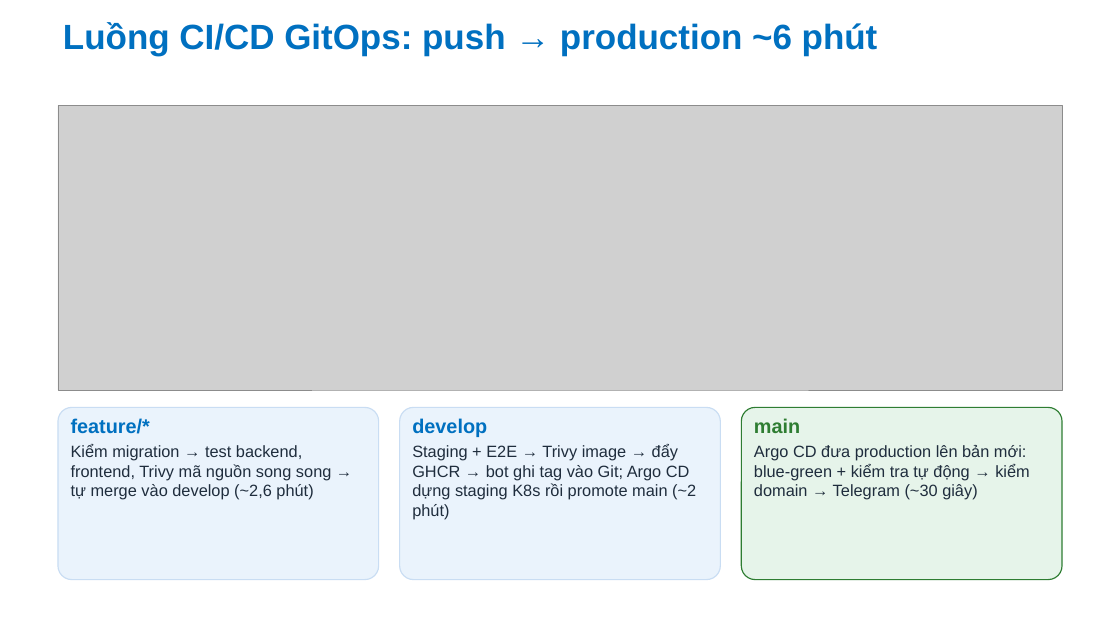
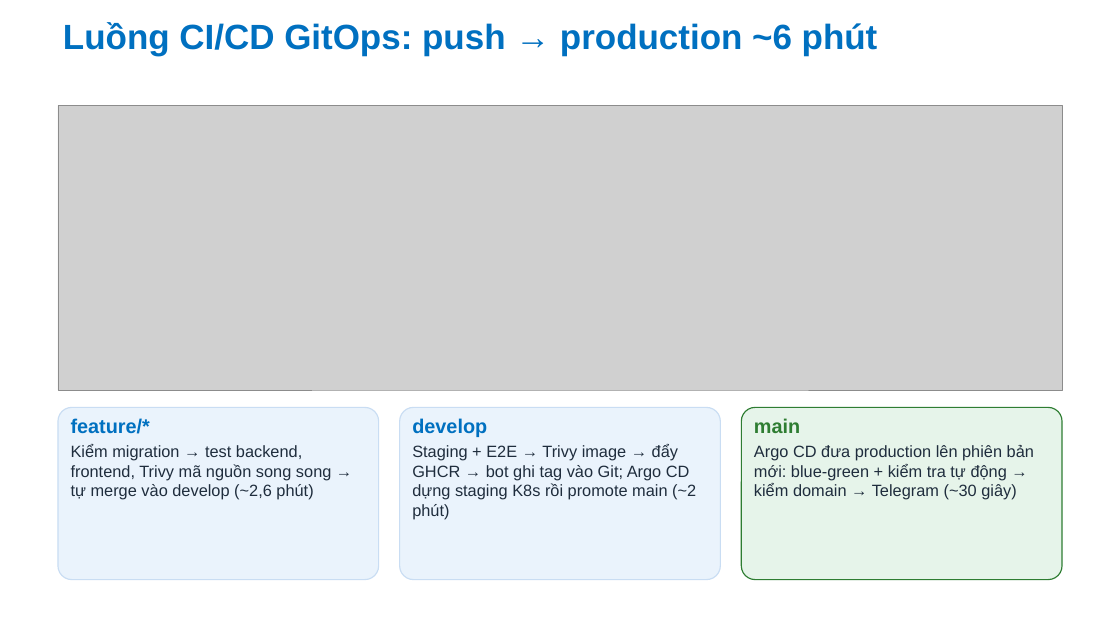
Before and after one commit to Anpham120/restaurant-management-system, a slide deck: slide 8 of docs/bao-cao/Slide_TrienKhaiPhanMem_AtlasRestaurant.pptx. Drawn at 1120x630 pixels with LibreOffice and Linux fonts; fonts in the diff are those of the drawing; grey boxes stand for pictures; background and template pictures are left out. Boxes give left, top, right and bottom in pixels: in the first picture for what was removed or moved away, otherwise in the second. Text is boxed around its words. In the diff, an @@ line names an element or a change of style, - is before the commit and + after.

```diff
--- a/docs/bao-cao/Slide_TrienKhaiPhanMem_AtlasRestaurant.pptx
+++ b/docs/bao-cao/Slide_TrienKhaiPhanMem_AtlasRestaurant.pptx
@@ text at [754, 445, 1034, 500]: text changed @@
-Argo CD đưa production lên bản mới: blue-green + kiểm tra tự động → kiểm domain → Telegram (~30 giây)
+Argo CD đưa production lên phiên bản mới: blue-green + kiểm tra tự động → kiểm domain → Telegram (~30 giây)
```
Also in this commit, not shown: 6 other slides changed, 6 other files.
